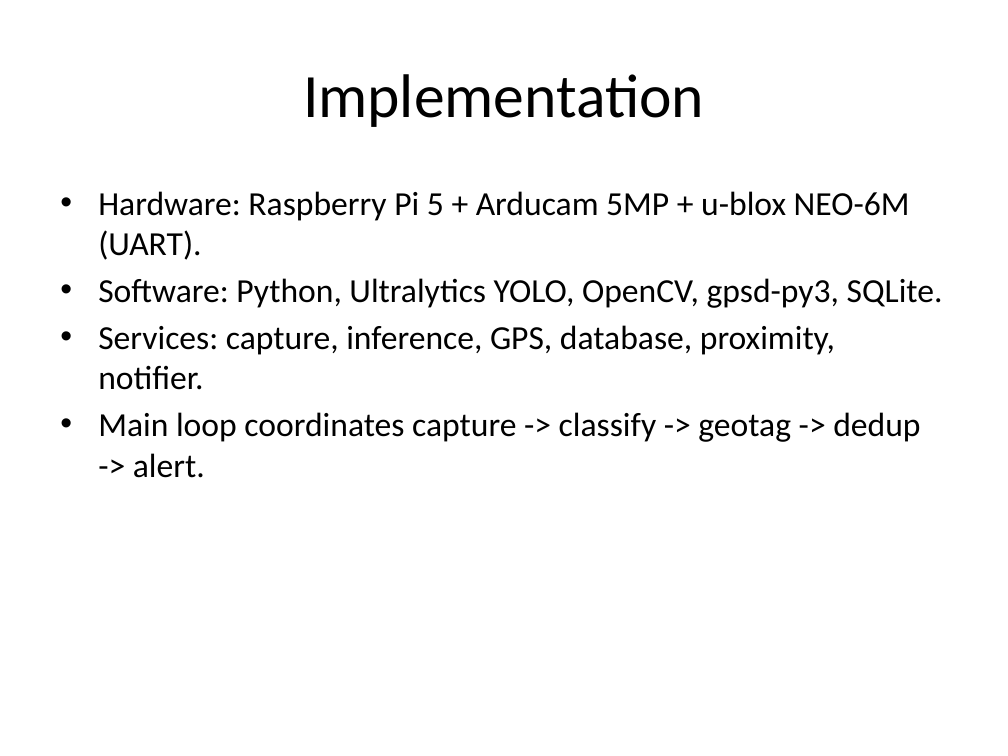
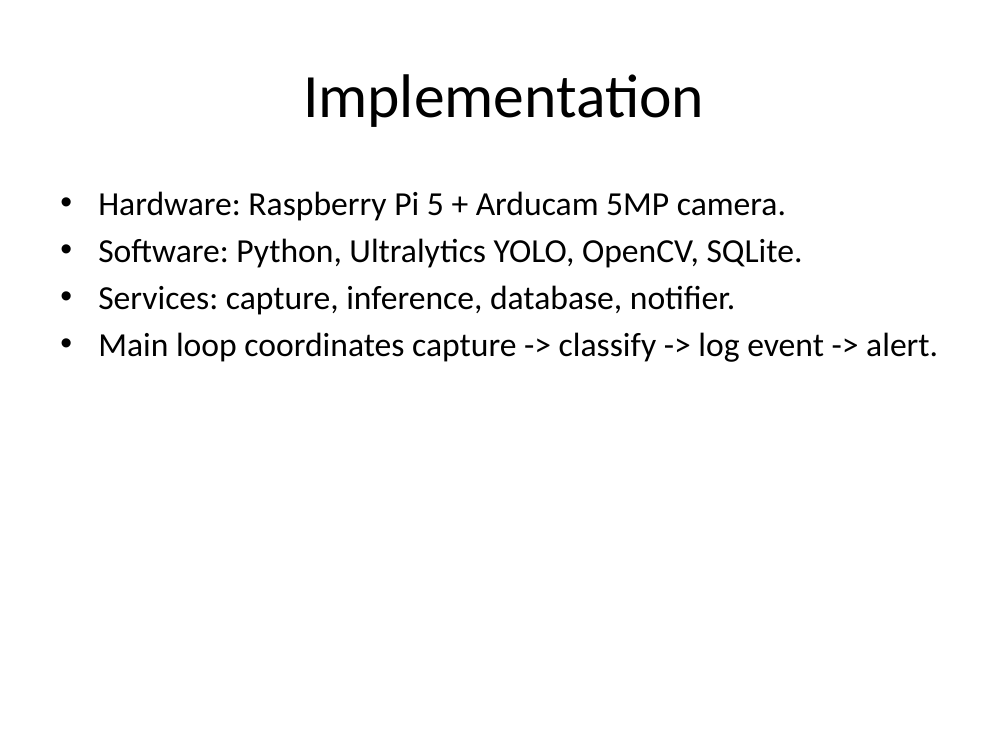
Before and after one commit to Josh7511/pothole-detection, a slide deck: slide 5 of Pothole_Detection_Presentation.pptx. Drawn at 1008x756 pixels with LibreOffice and Linux fonts; fonts in the diff are those of the drawing. Boxes give left, top, right and bottom in pixels: in the first picture for what was removed or moved away, otherwise in the second. Text is boxed around its words. In the diff, an @@ line names an element or a change of style, - is before the commit and + after.

```diff
--- a/Pothole_Detection_Presentation.pptx
+++ b/Pothole_Detection_Presentation.pptx
@@ text at (98, 191, 938, 362): text changed @@
-• Hardware: Raspberry Pi 5 + Arducam 5MP + u-blox NEO-6M (UART).
-• Software: Python, Ultralytics YOLO, OpenCV, gpsd-py3, SQLite.
-• Services: capture, inference, GPS, database, proximity, notifier.
-• Main loop coordinates capture -> classify -> geotag -> dedup -> alert.
+• Hardware: Raspberry Pi 5 + Arducam 5MP camera.
+• Software: Python, Ultralytics YOLO, OpenCV, SQLite.
+• Services: capture, inference, database, notifier.
+• Main loop coordinates capture -> classify -> log event -> alert.
```
Also in this commit, not shown: 7 other slides changed, 5 other files.
